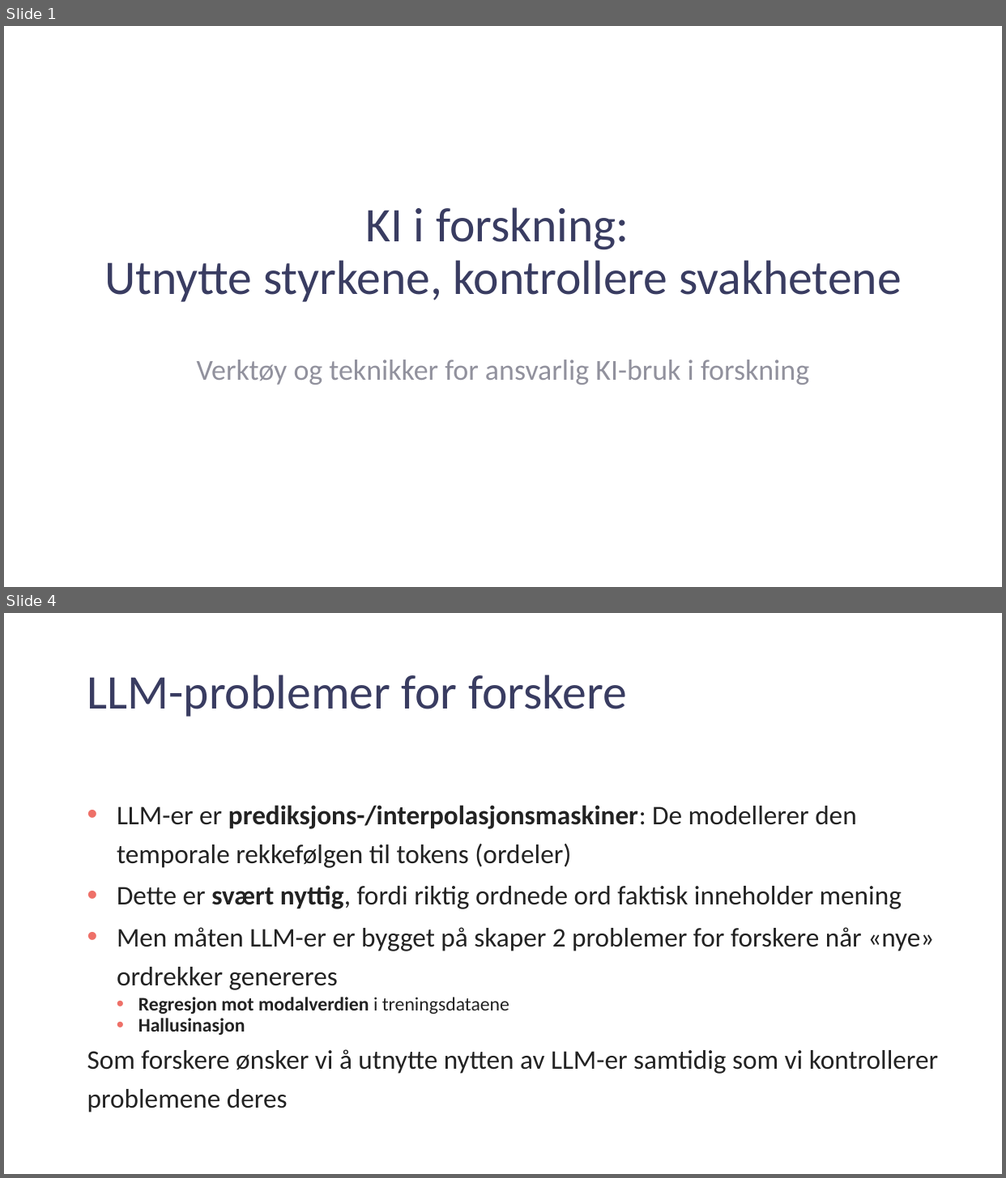
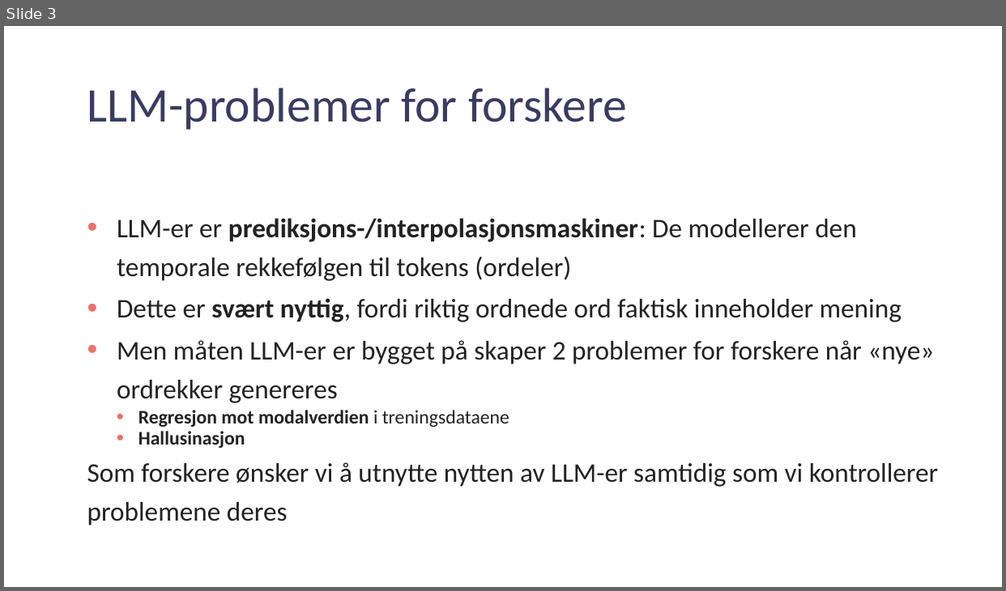
Before and after one commit to gbiele/AI4Research, a slide deck: KI i forskning.pptx. Shown one above the other, each under a label of ours: slides 1 and 4 before the commit, slide 3 after it; the slides between them are not shown. The pictures are 1006x1178 and 1006x591 pixels, drawn with LibreOffice and Linux fonts; fonts in the diff are those of the drawing. Boxes give left, top, right and bottom in pixels: in the first picture for what was removed or moved away, otherwise in the second. Text is boxed around its words. In the diff, an @@ line names an element or a change of style, - is before the commit and + after.

Commit message:
Update presentation file "KI i forskning.pptx" with new content and enhancements.

```diff
--- a/KI i forskning.pptx
+++ b/KI i forskning.pptx
@@ slide 1 removed at [4, 26, 1002, 587], background #FFFFFF @@
@@ title removed at [104, 207, 901, 302] @@
-KI i forskning:
-Utnytte styrkene, kontrollere svakhetene
@@ subtitle removed at [197, 360, 809, 385] @@
-Verktøy og teknikker for ansvarlig KI-bruk i forskning
@@ what was slide 4 is now slide 3 @@
```
Also in this commit, not shown: 3 slides changed, 3 other files.
